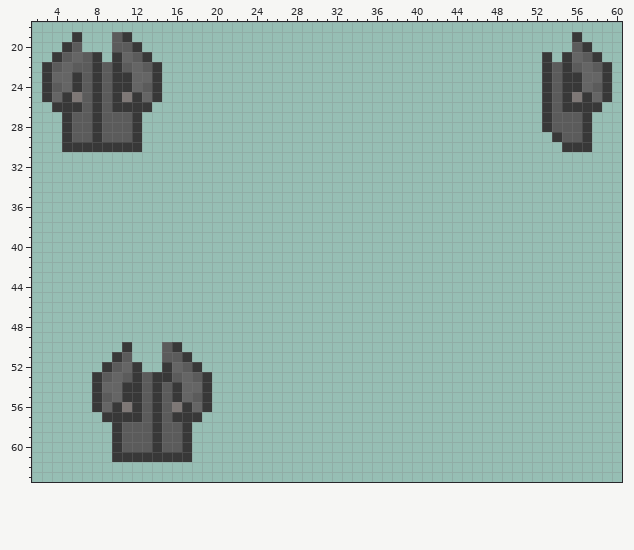
Two versions of one pixel-art sprite, Resources/Textures/Clothing/OuterClothing/Coats/detective_grey.rsi/inhand-right.png. That is the earlier state.
The file is 64x64 pixels. Colours within 5 levels of each other are drawn and written as one. Shown: x 2..60, y 18..63.
After the commit:
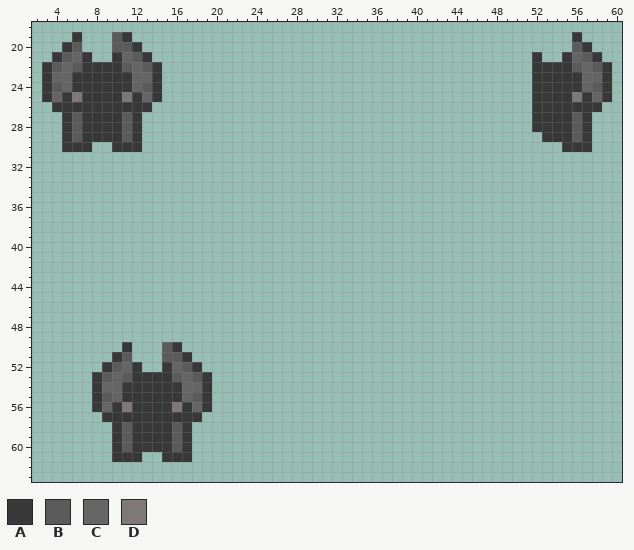
Palette (. is transparent): A #383838  B #5b5b5b  C #656565  D #7e7876
Difference:
y 21: x 7..8 BA -> A.; x 52..53 .A -> A.
y 22..26: x 7 B -> A; x 9 B -> A; x 52 . -> A; x 54 B -> A
y 27..28: x 7 B -> A; x 9..10 BB -> AA; x 52 . -> A; x 54..55 BB -> AA
y 29: x 7 B -> A; x 9..10 BB -> AA; x 53 . -> A; x 55 B -> A
y 30: x 8..9 AA -> ..
y 53: x 13 B -> A
y 54..57: x 13 B -> A; x 15 B -> A
y 58..60: x 12..13 BB -> AA; x 15 B -> A
y 61: x 13..14 AA -> ..
Boxes around the changes in both pictures, in picture pixels (x1, y1, x2, y2):
changed: (82, 52, 122, 152)
changed: (532, 52, 572, 142)
changed: (132, 372, 172, 462)
